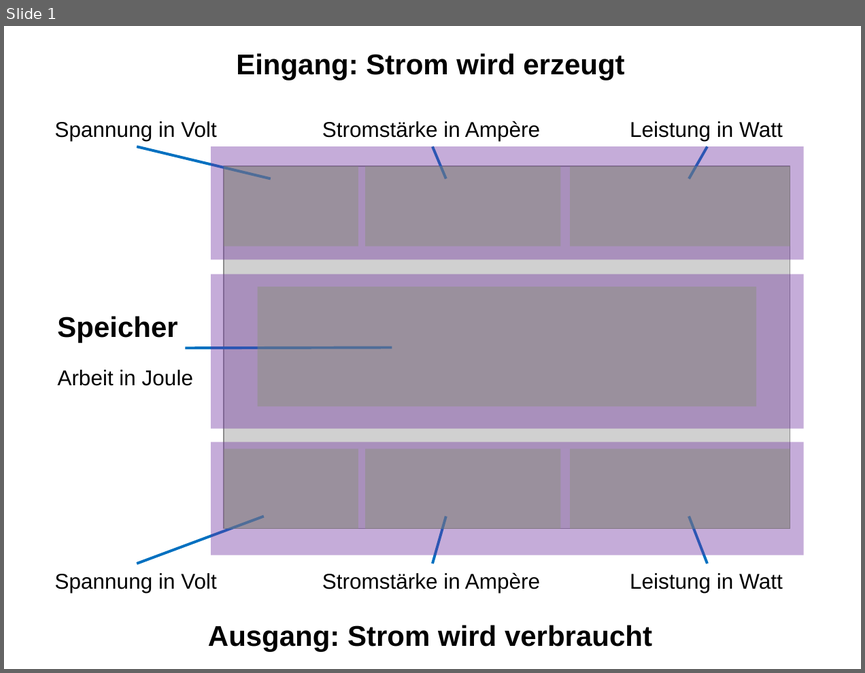
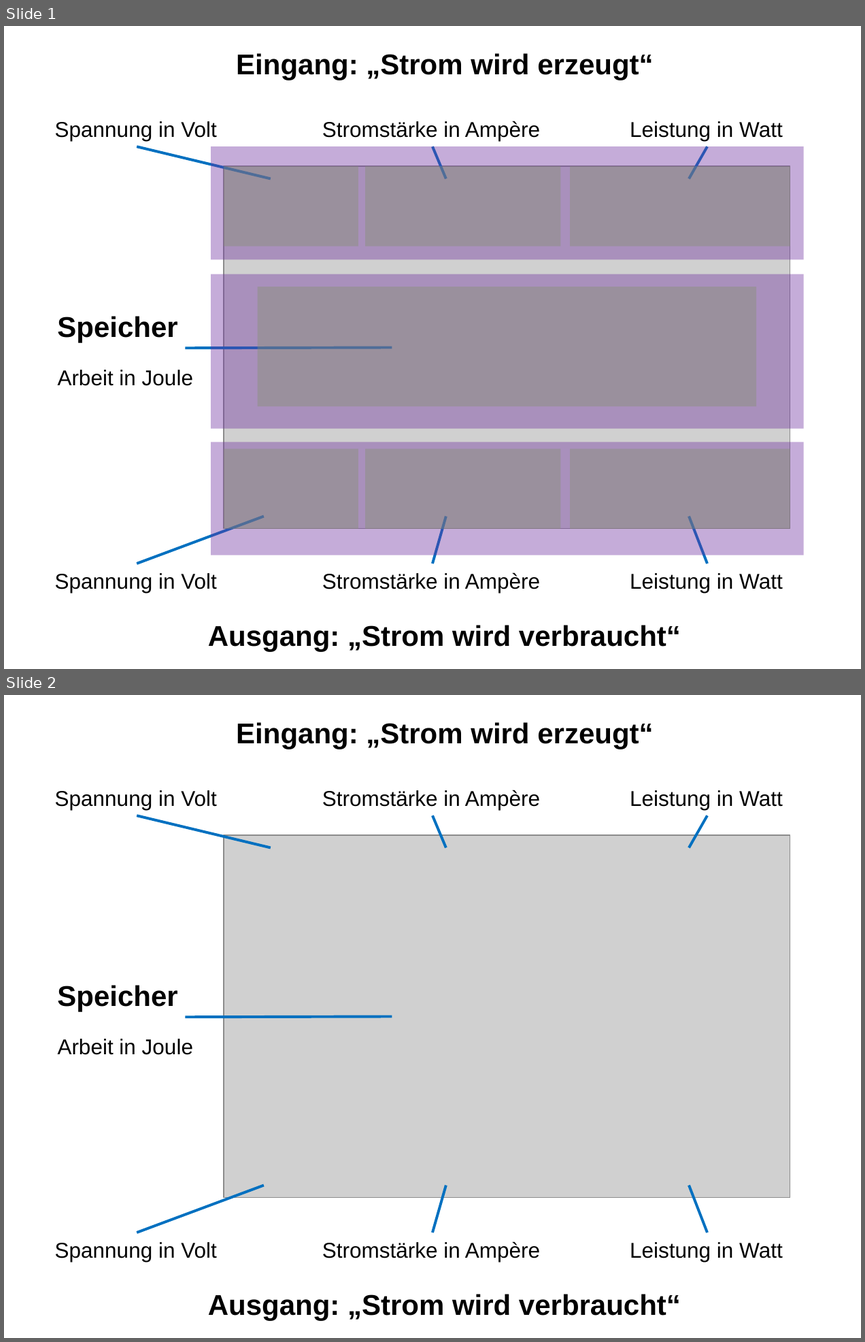
Before and after one commit to MILab/Informatische-Aspekte-des-SmartGrid, a slide deck: Lernabschnitt_1/Dateien/Energy Meter.pptx. Shown one above the other, each under a label of ours: slide 1 before the commit, slides 1 and 2 after it. The pictures are 865x673 and 865x1342 pixels, drawn with LibreOffice and Linux fonts; fonts in the diff are those of the drawing; grey boxes stand for pictures. Boxes give left, top, right and bottom in pixels: in the first picture for what was removed or moved away, otherwise in the second. Text is boxed around its words. In the diff, an @@ line names an element or a change of style, - is before the commit and + after.

```diff
--- a/Lernabschnitt_1/Dateien/Energy Meter.pptx
+++ b/Lernabschnitt_1/Dateien/Energy Meter.pptx
@@ slide 2 added at [4, 695, 861, 1338], background #FFFFFF @@
@@ text added at [236, 722, 653, 749], 24 pt, text #000000, bold @@
+Eingang: „Strom wird erzeugt“
@@ text added at [55, 790, 217, 810], 18 pt, text #000000 @@
+Spannung in Volt
@@ text added at [322, 790, 540, 810], 18 pt, text #000000 @@
+Stromstärke in Ampère
@@ text added at [630, 790, 783, 810], 18 pt, text #000000 @@
+Leistung in Watt
@@ line added from (137, 816) to (271, 847), #0070C0 2.25 pt @@
@@ line added from (432, 816) to (446, 847), #0070C0 2.25 pt @@
@@ line added from (707, 816) to (689, 847), #0070C0 2.25 pt @@
@@ picture added at [224, 836, 789, 1198] @@
@@ text added at [57, 985, 177, 1012], 24 pt, text #000000, bold @@
+Speicher
@@ line added from (186, 1017) to (392, 1016), #0070C0 2.25 pt @@
@@ text added at [58, 1038, 193, 1055], 18 pt, text #000000 @@
+Arbeit in Joule
@@ line added from (137, 1232) to (264, 1185), #0070C0 2.25 pt @@
@@ line added from (432, 1232) to (446, 1185), #0070C0 2.25 pt @@
@@ line added from (707, 1232) to (689, 1185), #0070C0 2.25 pt @@
@@ text added at [55, 1242, 217, 1261], 18 pt, text #000000 @@
+Spannung in Volt
@@ text added at [322, 1241, 540, 1261], 18 pt, text #000000 @@
+Stromstärke in Ampère
@@ text added at [630, 1242, 783, 1261], 18 pt, text #000000 @@
+Leistung in Watt
@@ text added at [208, 1293, 681, 1320], 24 pt, text #000000, bold @@
+Ausgang: „Strom wird verbraucht“
@@ slide 1 changed as well @@
@@ text at [236, 53, 653, 80]: text changed @@
-Eingang: Strom wird erzeugt
+Eingang: „Strom wird erzeugt“
@@ text at [208, 624, 681, 651]: text changed @@
-Ausgang: Strom wird verbraucht
+Ausgang: „Strom wird verbraucht“
```
Also in this commit, not shown: 6 other files.
